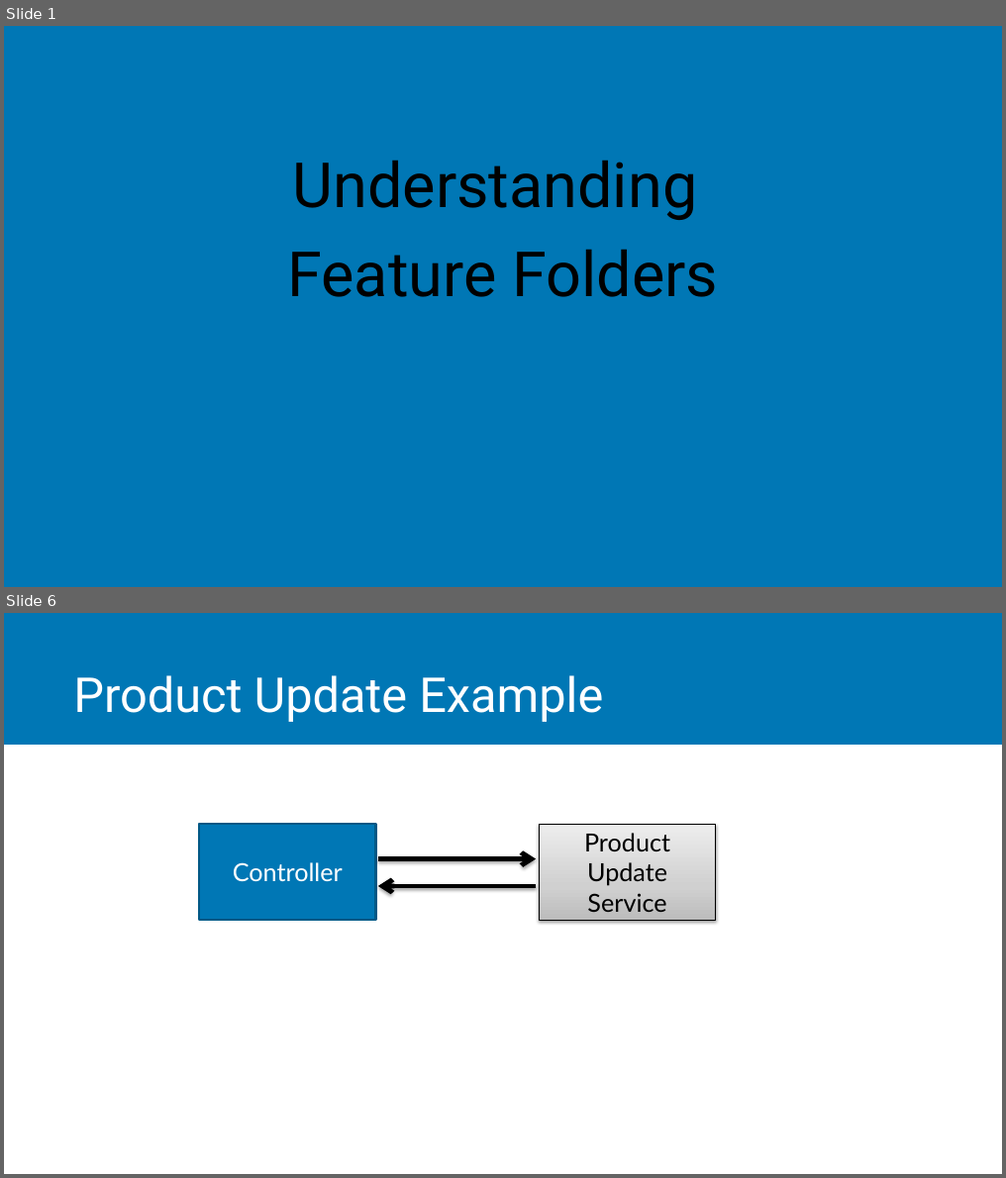
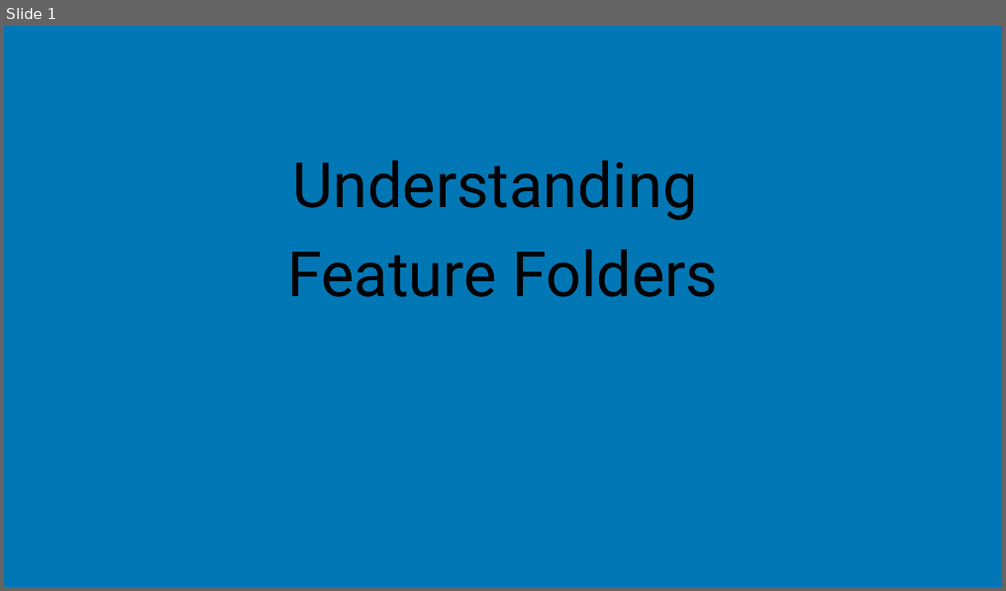
Before and after one commit to jchadwick/CustomizingAspNetMvc, a slide deck: 07_01-FeatureFolders.pptx. Shown one above the other, each under a label of ours: slides 1 and 6 before the commit, slide 1 after it; the slides between them are not shown. The pictures are 1006x1178 and 1006x591 pixels, drawn with LibreOffice and Linux fonts; fonts in the diff are those of the drawing. Boxes give left, top, right and bottom in pixels: in the first picture for what was removed or moved away, otherwise in the second. Text is boxed around its words. In the diff, an @@ line names an element or a change of style, - is before the commit and + after.

```diff
--- a/07_01-FeatureFolders.pptx
+++ b/07_01-FeatureFolders.pptx
@@ slide 6 removed at <box>4,613,1002,1174</box>, background #FFFFFF @@
@@ rectangle removed at <box>4,613,1002,745</box> @@
@@ title removed at <box>73,675,603,722</box> @@
-Product Update Example
@@ rectangle removed at <box>199,824,376,921</box> @@
-Controller
@@ rectangle removed at <box>540,824,716,921</box> @@
-Product Update Service
@@ arrow removed from (378, 860) to (537, 860) @@
@@ arrow removed from (536, 886) to (378, 886) @@
```
Also in this commit, not shown: 6 slides added, 7 other slides removed, 1 other file.
